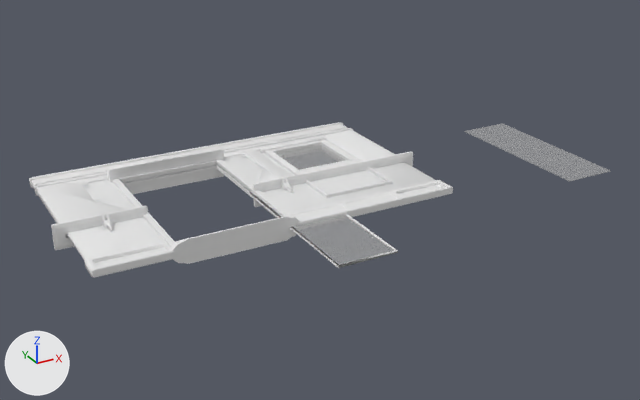
A saved change to the Blender file src/addons/no_mans_sky_base_builder/models-high-res/assets/T_DOORWINB0.blend.
One viewpoint serves both versions: a 50 mm lens placed at (-4.87, -9.69, 5.16), pointed at (1.02, 1.03, -0.2). Every picture has the same lights, and +X, +Y and +Z are marked at lower left. The first picture is the older version.

The scene before the commit, as lines of its bpy script (objects in view):
```python
mat_glassrefractionmat1 = bpy.data.materials.new('GlassRefractionMat1')
mat_glassrefractionmat1.use_nodes = True; mat_glassrefractionmat1.node_tree.nodes.clear()
_N = mat_glassrefractionmat1.node_tree.nodes; _L = mat_glassrefractionmat1.node_tree.links
n0 = _N.new('ShaderNodeOutputMaterial'); n0.name = 'Material Output'
n1 = _N.new('ShaderNodeBsdfPrincipled'); n1.name = 'Principled BSDF'
n1.inputs[4].default_value = 0.35  # 'Alpha'
n2 = _N.new('ShaderNodeAttribute'); n2.name = 'Attribute'
n2.attribute_name = 'Col'
n3 = _N.new('ShaderNodeMixRGB'); n3.name = 'Mix (Legacy)'
n3.inputs[0].default_value = 0.0  # 'Factor'
_L.new(n2.outputs[0], n3.inputs[2])  # 'Color' to 'Color2'
_L.new(n3.outputs[0], n1.inputs[0])  # 'Color' to 'Base Color'
_L.new(n1.outputs[0], n0.inputs[0])  # 'BSDF' to 'Surface'
me_t_doorwinb0 = bpy.data.meshes.new('T_DOORWINB0')
me_t_doorwinb0.from_pydata(...)  # 4229 vertices, 1452 faces; spans x -2.87..5.32, y -1.29..3.33, z -0.23..0.23
me_t_doorwinb0.polygons.foreach_set('use_smooth', [True] * 1452)
# faces by material slot: [208, 2, 1230, 12]
me_t_doorwinb0.materials.append(mat_woodtrimmat_001)  # its picture is missing
me_t_doorwinb0.materials.append(mat_glassrefractionmat)  # its picture is missing
me_t_doorwinb0.materials.append(mat_woodtrimmat)  # its picture is missing
me_t_doorwinb0.materials.append(mat_glassrefractionmat1)  # its picture is missing
ob_t_doorwinb0 = bpy.data.objects.new('T_DOORWINB0', me_t_doorwinb0)
ob_t_doorwinb0.location = (0.0, 0.0, 0.0)
```
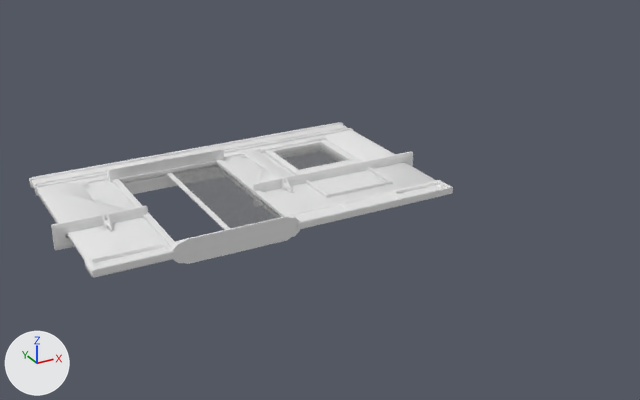
Boxes (x1, y1, x2, y2) around the edits, measured in the pictures (640 x 400 px):
'T_DOORWINB0', reshaped (27% narrower)
    before: (29, 122, 611, 277)
    after: (29, 122, 453, 277)
part 1 of me_t_doorwinb0, deleted
    before: (249, 123, 611, 268)
part 2 of me_t_doorwinb0, built on
    before: (69, 140, 437, 268)
    after: (122, 164, 281, 230)

The change, as a diff of the scene's bpy script:
```diff
--- a/src/addons/no_mans_sky_base_builder/models-high-res/assets/T_DOORWINB0.blend.py
+++ b/src/addons/no_mans_sky_base_builder/models-high-res/assets/T_DOORWINB0.blend.py
@@ mat_glassrefractionmat1 @@
 n3 = _N.new('ShaderNodeMixRGB'); n3.name = 'Mix (Legacy)'
-n3.inputs[0].default_value = 0.0  # 'Factor'
 _L.new(n2.outputs[0], n3.inputs[2])  # 'Color' to 'Color2'
@@ me_t_doorwinb0 @@
 # used by ob_t_doorwinb0; location = (0.0, 0.0, 0.0)
-me_t_doorwinb0.from_pydata(...)  # 4229 vertices, 1452 faces; spans x -2.87..5.32, y -1.29..3.33, z -0.23..0.23
+me_t_doorwinb0.from_pydata(...)  # 4197 vertices, 1362 faces; spans x -2.87..2.83, y -0.01..3.33, z -0.23..0.23
+# me_t_doorwinb0 part 1: 170 loose pieces with 748 vertices, spanning x 0.0..5.32, y -1.29..2.04, z -0.02..0.02, are deleted
+# me_t_doorwinb0 part 2: 24 vertices removed from x -1.75..0.94, y -1.29..2.93, z -0.19..0.17; 742 vertices added at x -1.65..0.94, y 0.04..2.93, z -0.03..0.02
+# other edits to the shape of me_t_doorwinb0 do not show in these pictures
 me_t_doorwinb0.materials.append(mat_woodtrimmat_001)
```
